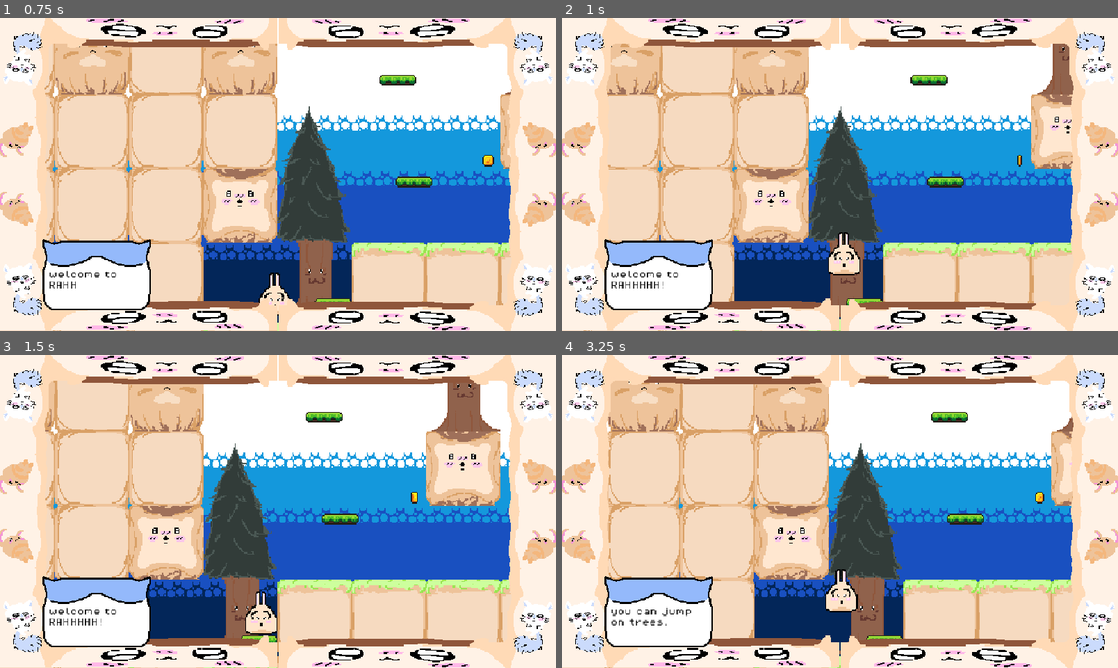
Above: before the commit, frames 1-4 (two rows, left to right).
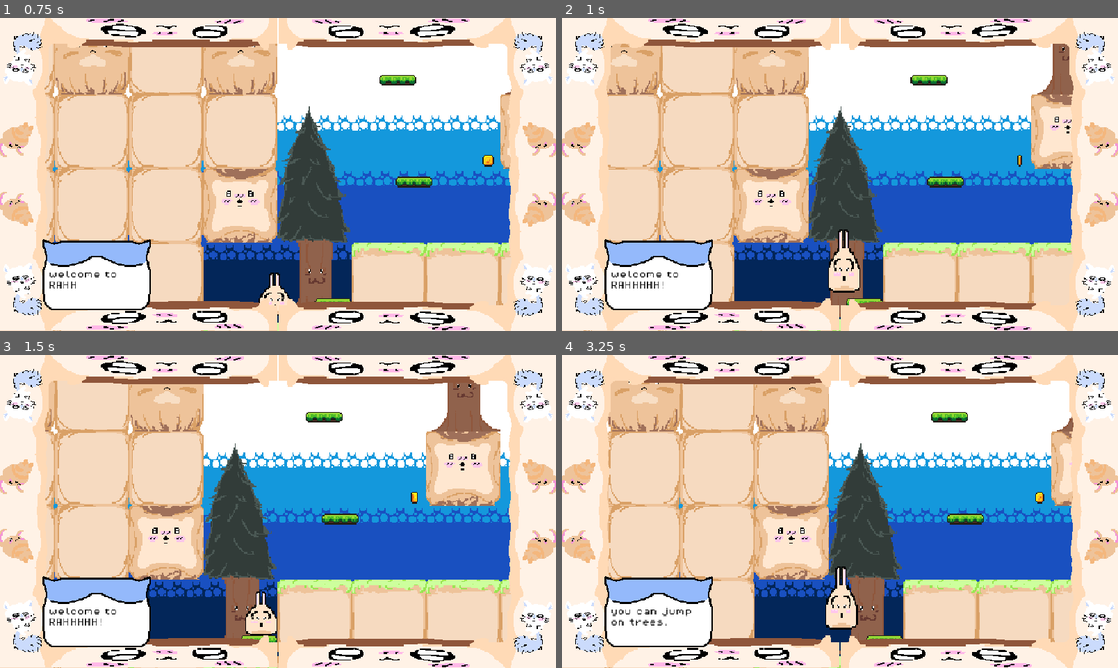
Above: after the commit, the same moments.

Repository: jacobyfung-tech/Godot-Thing
Game: Godot game, scene res://Game.tscn
Two runs of this game, one before a commit and one after it. Both use one fixed random seed, a clock stepped at 60 frames per second and the inputs below.
Inputs:
- Up to frame 1 (0.75 s): tap Enter at 0.5 s; hold D (right) from 0.53 s (still down)
- Up to frame 2 (1 s): keep holding D (right); tap W (up) at 0.77 s
- Up to frame 3 (1.5 s): keep holding D (right)
- Up to frame 4 (3.25 s): tap W (up) at 1.52, 3.02 s; release D (right) at 2.03 s; hold A (left) 2.03-2.78 s; hold D (right) from 2.78 s (still down)

Frame 1 is identical in both runs. In frame 2, 0.6% of the frame differs, in the area x 47-54%, y 67-88%; in frame 3, less than 0.1%; in frame 4, 0.6%.

Commit message:
add back the goofy jumping stretch

Diff:
--- a/brackeys_platformer_assets/player.gd
+++ b/brackeys_platformer_assets/player.gd
@@ -91,14 +91,16 @@
 	if not is_on_floor():
 		velocity += get_gravity() * delta
 
+	if velocity.y<0:
+		anim_sprite.scale.y = min(max(1,-velocity.y/50+1), 5)
+	else:
+		scale.y = 1
+
 	# Handle jump.
 	if Input.is_action_just_pressed("up") and is_on_floor():
 		if(onBeat != 0):
-
-
 			if(onBeat == 1):
 				sfx_2.stream = PRESS_EARLY
-
 				print("early")
 				jumpMult += 0.1
 			elif(onBeat == 2):
@@ -109,11 +111,7 @@
 				sfx_2.stream = PRESS_LATE
 				print("late")
 				jumpMult += 0.1
-
-
 			sfx_2.play()
-
-
 		else:
 			sfx_2.stream = PRESS_BAD
 			sfx_2.play()
